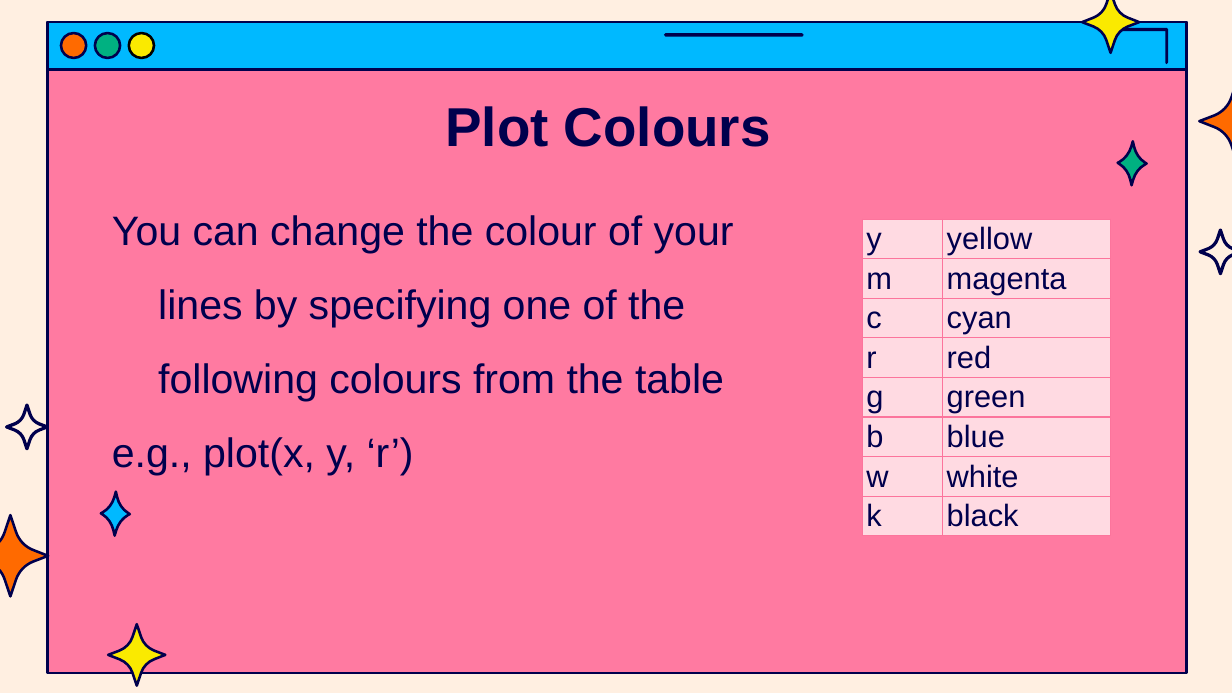
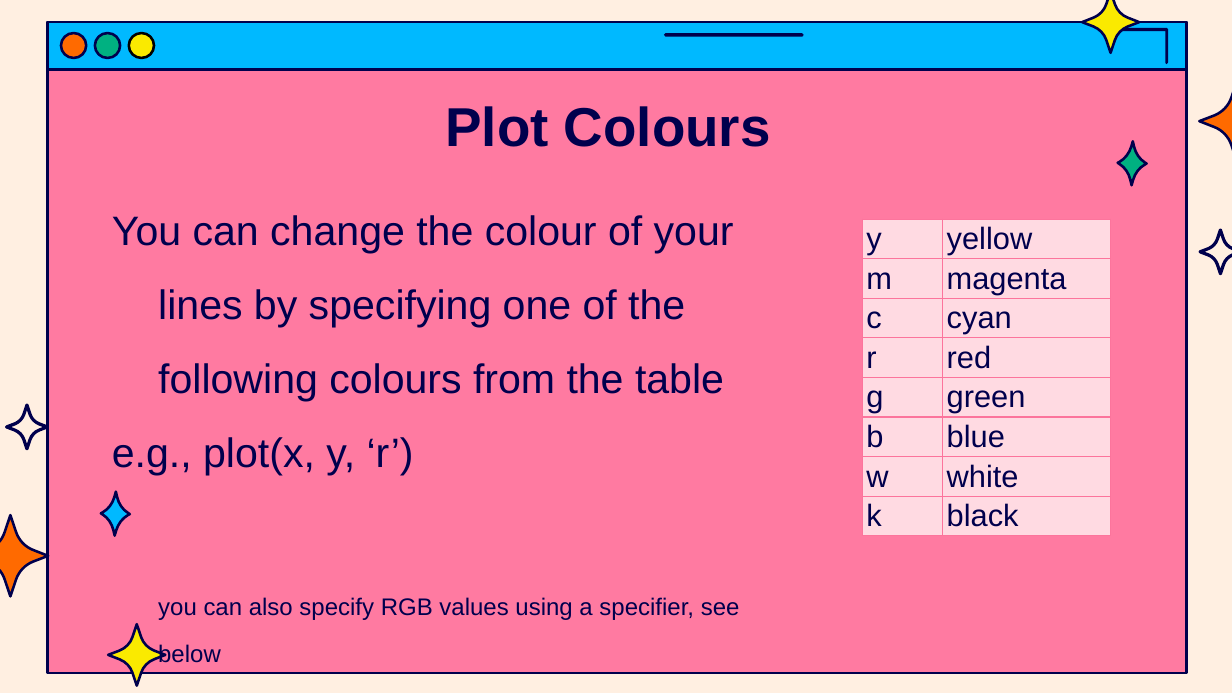
Before and after one commit to jasondsc/MATDRAB2MATFAB, a slide deck: slide 13 of slides/MATLAB_class_4.pptx (slide 14 before the commit). Drawn at 1232x693 pixels with LibreOffice and Linux fonts; fonts in the diff are those of the drawing. Boxes give left, top, right and bottom in pixels: in the first picture for what was removed or moved away, otherwise in the second. Text is boxed around its words. In the diff, an @@ line names an element or a change of style, - is before the commit and + after.

```diff
--- a/slides/MATLAB_class_4.pptx
+++ b/slides/MATLAB_class_4.pptx
@@ text at (x1=158, y1=597, x2=740, y2=663): paragraph added @@
+you can also specify RGB values using a specifier, see below
```
Also in this commit, not shown: 6 other slides changed, 1 slide removed, 2 other files.
